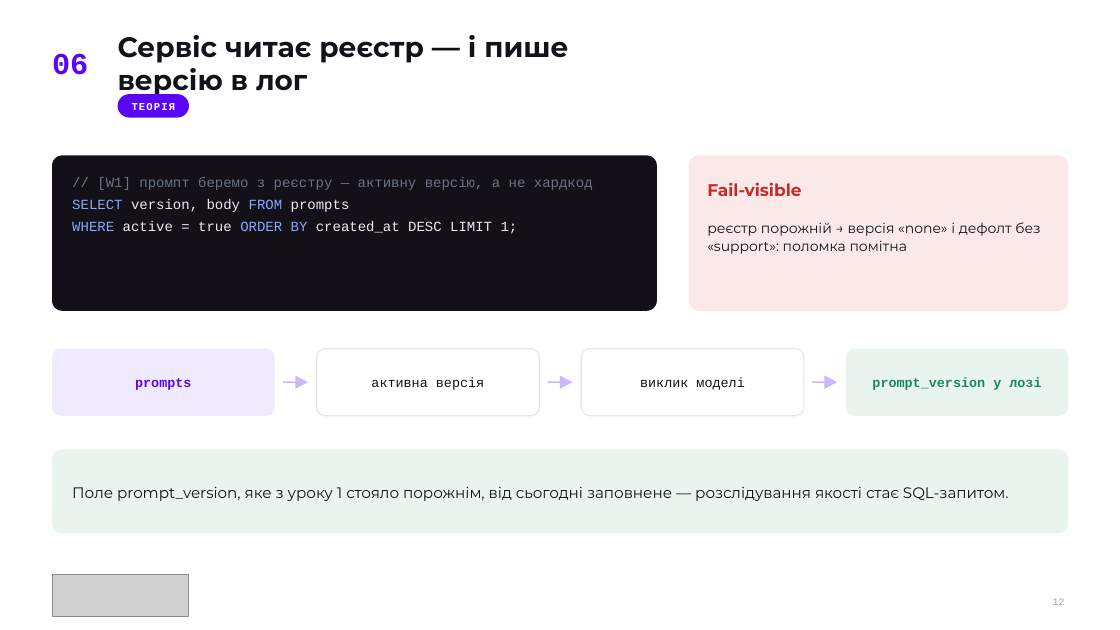
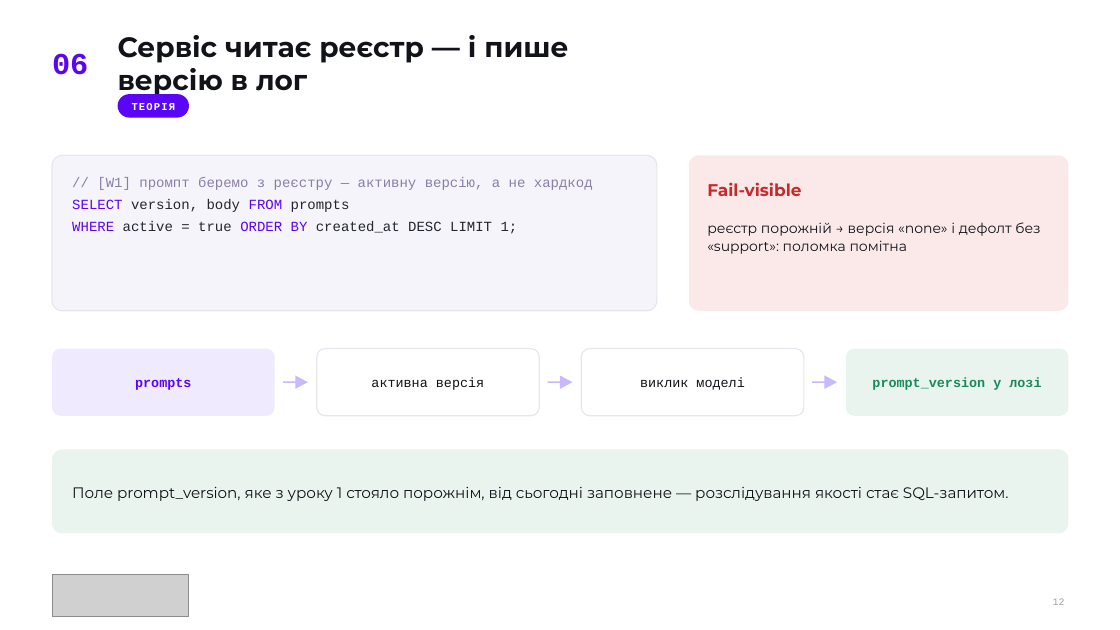
Before and after one commit to TarasFedorenkoFTV/llmops-bootcamp, a slide deck: slide 12 of docs/decks/L02.pptx. Drawn at 1120x630 pixels with LibreOffice and Linux fonts; fonts in the diff are those of the drawing; grey boxes stand for pictures. Boxes give left, top, right and bottom in pixels: in the first picture for what was removed or moved away, otherwise in the second. Text is boxed around its words. In the diff, an @@ line names an element or a change of style, - is before the commit and + after.

```diff
--- a/docs/decks/L02.pptx
+++ b/docs/decks/L02.pptx
@@ rounded rectangle at <box>52,155,657,311</box>: fill #141018 to #F5F4FA; outline none to #E6E7EC 1 pt @@
@@ text "// [W1] промпт беремо з ..." at <box>72,177,593,234</box>: text colour #6A7385 to #8A7FA6 in "// [W1] промпт беремо з реєстру — ..."; text colour #82AAFF to #5A05F4 in "SELECT FROM", "WHERE ORDER BY"; text colour #ECE8F6 to #23262F in "version, body prompts", "active = true created_at DESC LIMIT 1;" @@
```
Also in this commit, not shown: 5 other slides changed, 23 other files.
